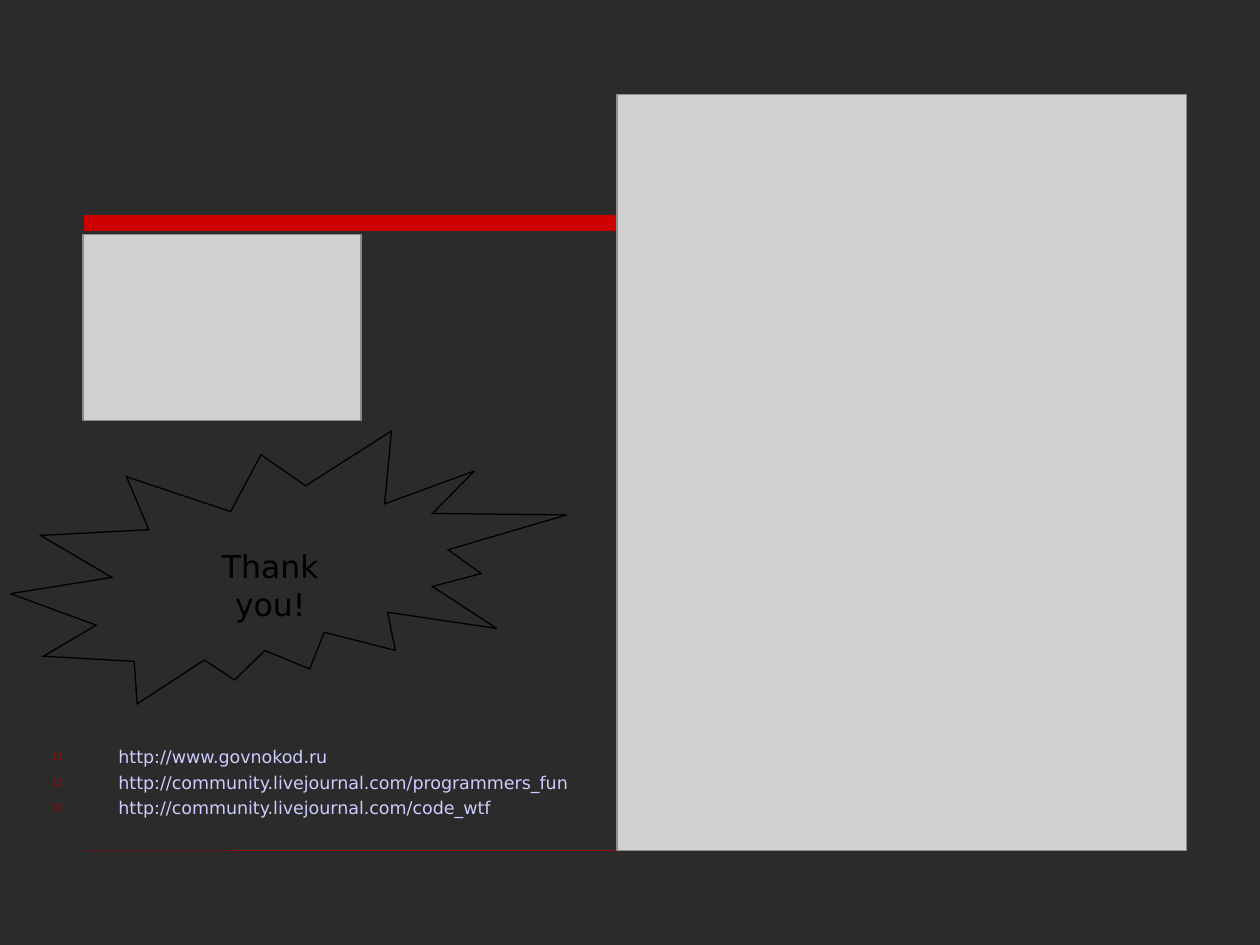
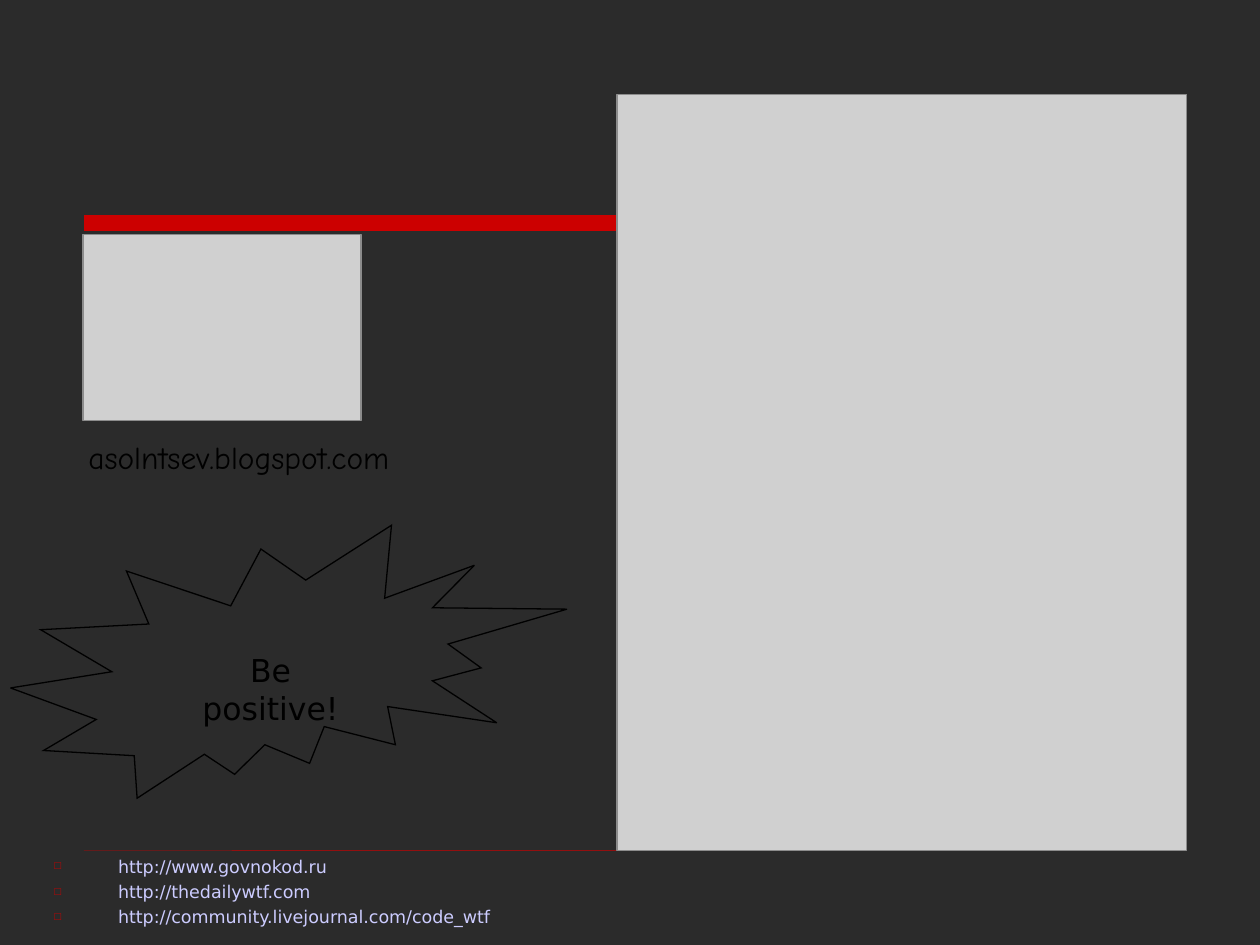
Before and after one commit to asolntsev/presentations, a slide deck: slide 30 of wtf-code/WTF_code.topconf.en.ppt (slide 31 before the commit). Drawn at 1260x945 pixels with LibreOffice and Linux fonts; fonts in the diff are those of the drawing; grey boxes stand for pictures; background and template pictures are left out; a plain dark background stands for a picture behind light text. Boxes give left, top, right and bottom in pixels: in the first picture for what was removed or moved away, otherwise in the second. Text is boxed around its words. In the diff, an @@ line names an element or a change of style, - is before the commit and + after.

```diff
--- a/wtf-code/WTF_code.topconf.en.ppt
+++ b/wtf-code/WTF_code.topconf.en.ppt
@@ text added at bbox=[88, 448, 389, 475], 18 pt, text #000000 @@
+asolntsev.blogspot.com
@@ irregular seal: place and size @@
-irregular seal at bbox=[10, 431, 567, 704]
+irregular seal at bbox=[10, 525, 567, 799]
@@ text removed at bbox=[222, 554, 319, 622] @@
-Thank you!
@@ text added at bbox=[202, 659, 338, 727], 18 pt, text #000000 @@
+Be positive!
@@ text "http://www.govnokod.ru": place and size @@
-text "http://www.govnokod.ru" at bbox=[118, 750, 567, 818]
+text "http://www.govnokod.ru" at bbox=[118, 859, 490, 927]
@@ text at bbox=[118, 884, 311, 902]: text changed @@
-□ http://community.livejournal.com/programmers_fun
+□ http://thedailywtf.com
```
Also in this commit, not shown: 18 other slides changed, 1 slide added, 2 slides removed.
